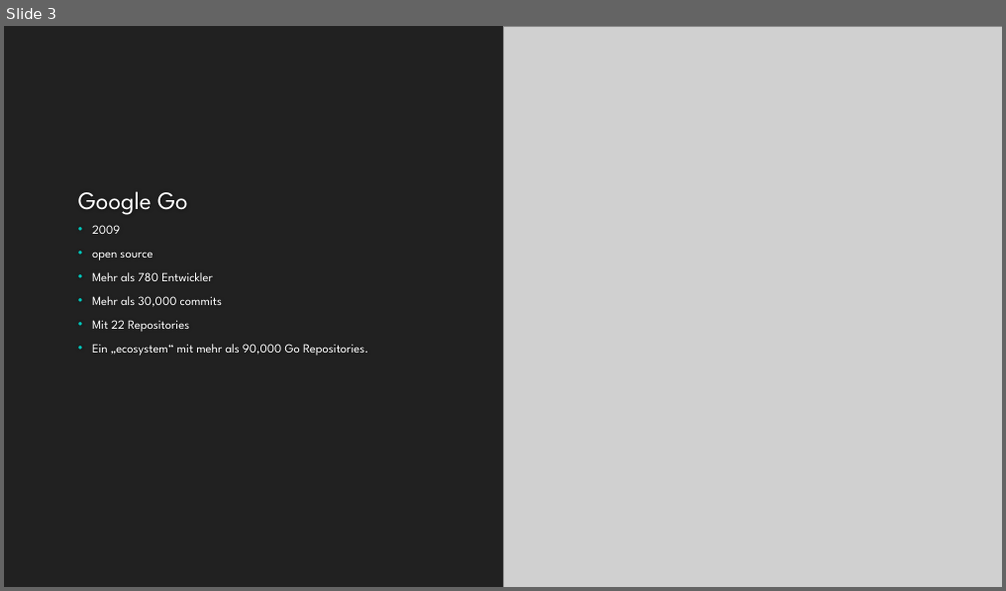
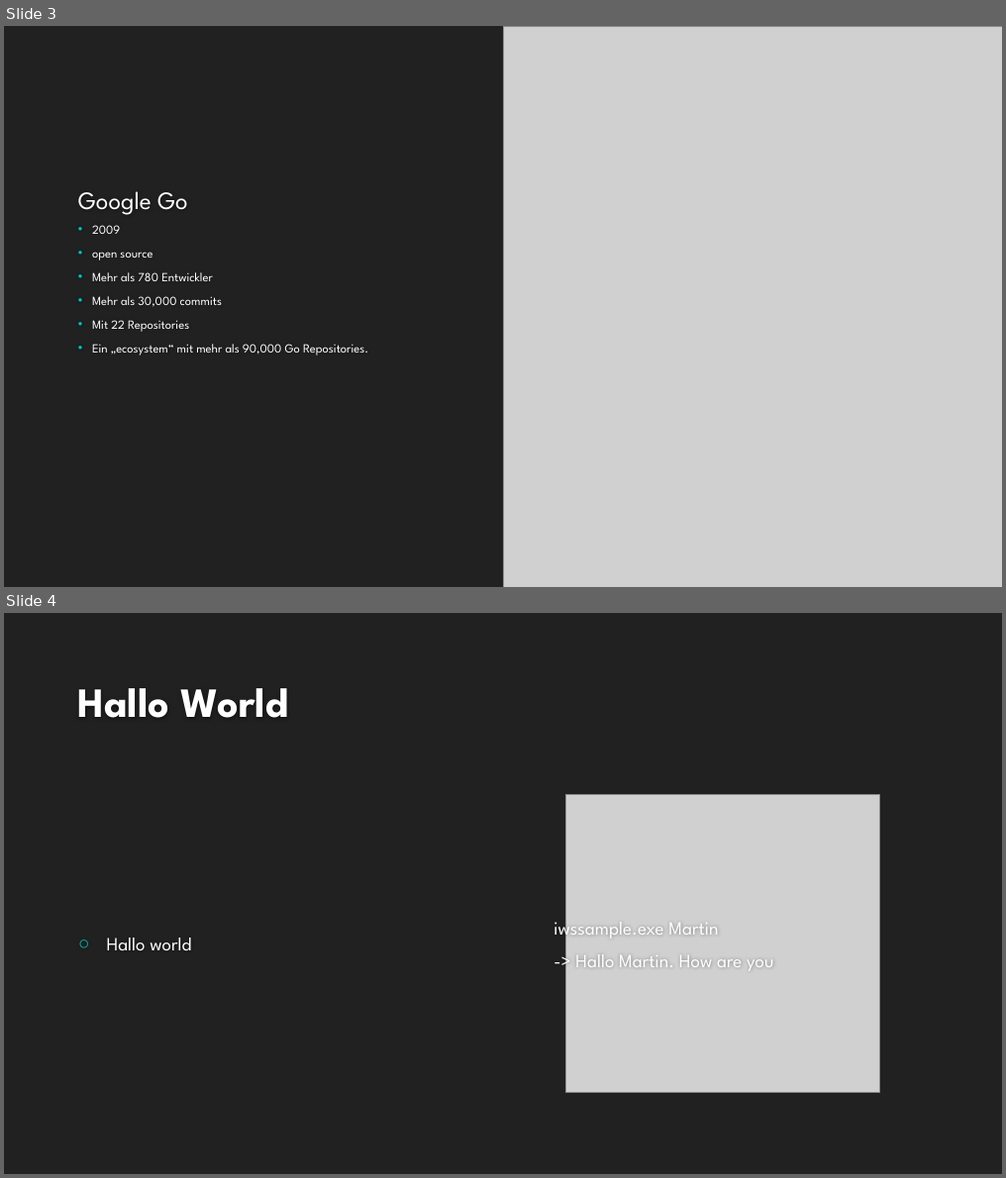
Before and after one commit to informatik-mannheim/iws_golang, a slide deck: presentation/Golang.pptx. Shown one above the other, each under a label of ours: slide 3 before the commit, slides 3 and 4 after it. The pictures are 1006x591 and 1006x1178 pixels, drawn with LibreOffice and Linux fonts; fonts in the diff are those of the drawing; grey boxes stand for pictures; background and template pictures are left out. Boxes give left, top, right and bottom in pixels: in the first picture for what was removed or moved away, otherwise in the second. Text is boxed around its words. In the diff, an @@ line names an element or a change of style, - is before the commit and + after.

```diff
--- a/presentation/Golang.pptx
+++ b/presentation/Golang.pptx
@@ slide 4 added at (4, 613, 1002, 1174), background #212121 @@
@@ title added at (78, 688, 288, 718), 40 pt, text #FEFEFE, bold @@
+Hallo World
@@ picture added at (566, 795, 880, 1093) @@
@@ text added at (107, 938, 191, 951), 18 pt, text #FFFFFF @@
+○ Hallo world
@@ text added at (553, 916, 774, 971), 18 pt, text #FFFFFF @@
+iwssample.exe Martin
+-> Hallo Martin. How are you
```
